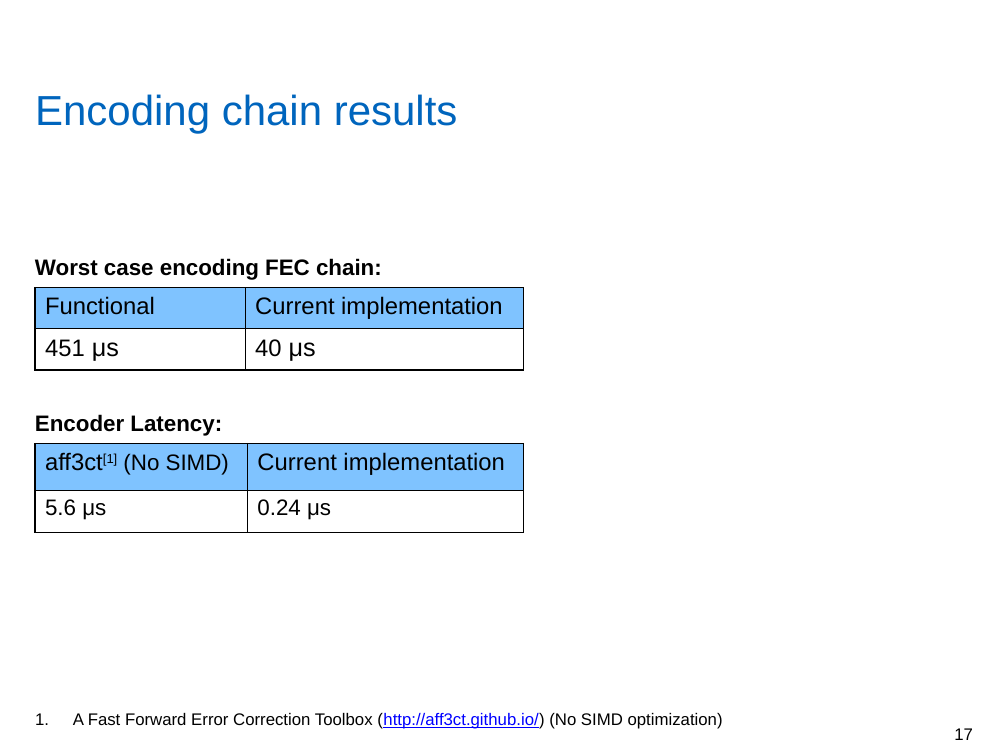
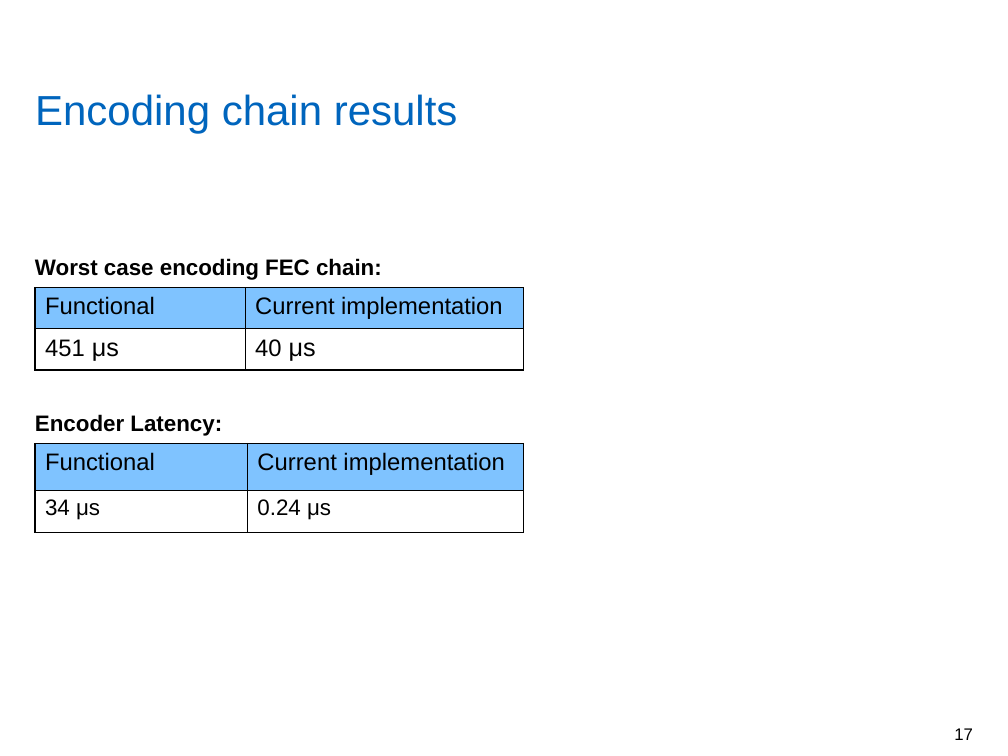
Before and after one commit to yadhu1961/thesis_5GPolorCodes, a slide deck: slide 17 of final_presentation/finalPpt1.2.pptx. Drawn at 1008x756 pixels with LibreOffice and Linux fonts; fonts in the diff are those of the drawing; grey boxes stand for pictures; background and template pictures are left out. Boxes give left, top, right and bottom in pixels: in the first picture for what was removed or moved away, otherwise in the second. Text is boxed around its words. In the diff, an @@ line names an element or a change of style, - is before the commit and + after.

```diff
--- a/final_presentation/finalPpt1.2.pptx
+++ b/final_presentation/finalPpt1.2.pptx
@@ table at [35, 444, 524, 532] @@
-row 1, column 1: aff3ct[1] (No SIMD)
+row 1, column 1: Functional
-row 2, column 1: 5.6 μs
+row 2, column 1: 34 μs
@@ text removed at [73, 713, 723, 729] @@
-1. A Fast Forward Error Correction Toolbox (http://aff3ct.github.io/) (No SIMD optimization)
```
Also in this commit, not shown: 4 other slides changed.
